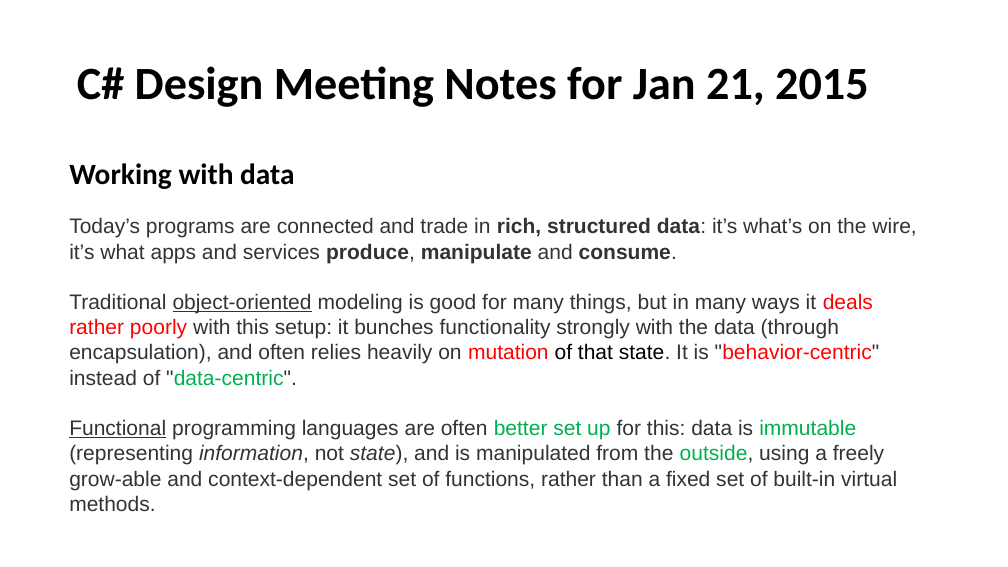
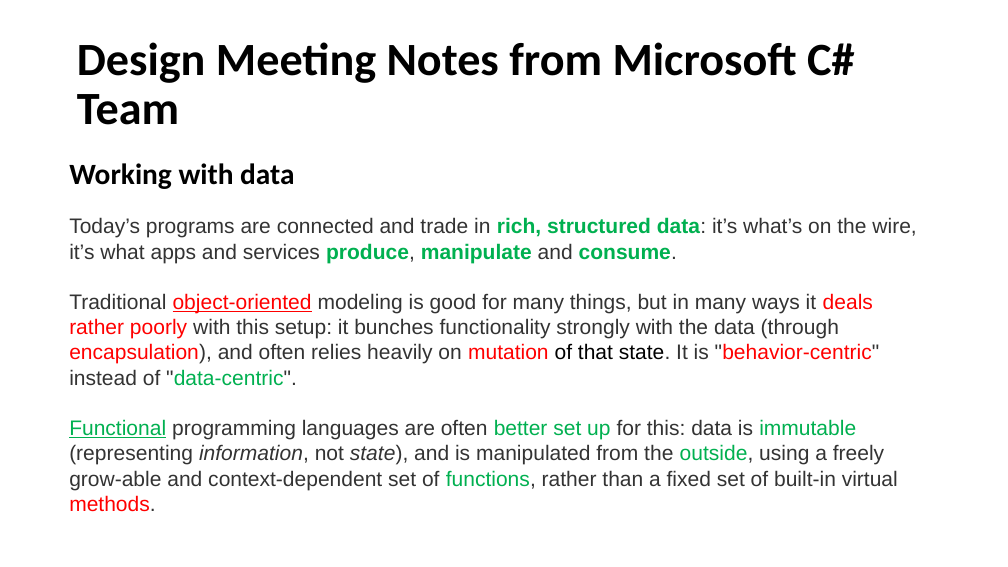
Before and after one commit to tengso/pyflow, a slide deck: slide 3 of flow/pyflow.ppt. Drawn at 1008x567 pixels with LibreOffice and Linux fonts; fonts in the diff are those of the drawing. Boxes give left, top, right and bottom in pixels: in the first picture for what was removed or moved away, otherwise in the second. Text is boxed around its words. In the diff, an @@ line names an element or a change of style, - is before the commit and + after.

```diff
--- a/flow/pyflow.ppt
+++ b/flow/pyflow.ppt
@@ title at bbox=[77, 42, 854, 125]: text changed @@
-C# Design Meeting Notes for Jan 21, 2015
+Design Meeting Notes from Microsoft C# Team
@@ text at bbox=[69, 217, 916, 512]: text colour #333333 to #00B050 in "rich, structured data: produce, manipulate consume.", "Functional functions,"; text colour #333333 to #FF0000 in "object-oriented encapsulation),", "methods." @@
```
Also in this commit, not shown: 8 other slides changed, 1 slide added, 1 slide removed, 1 other file.
